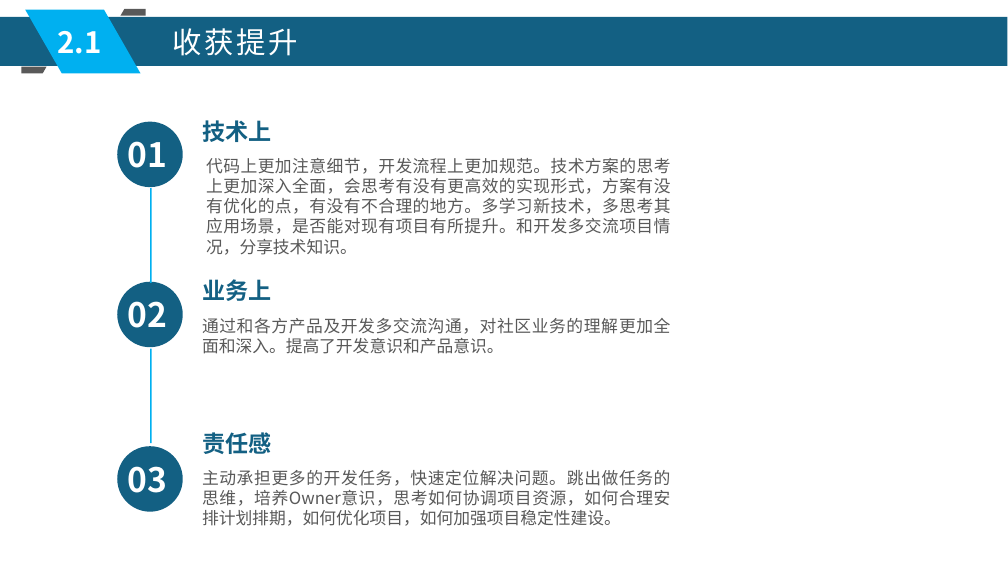
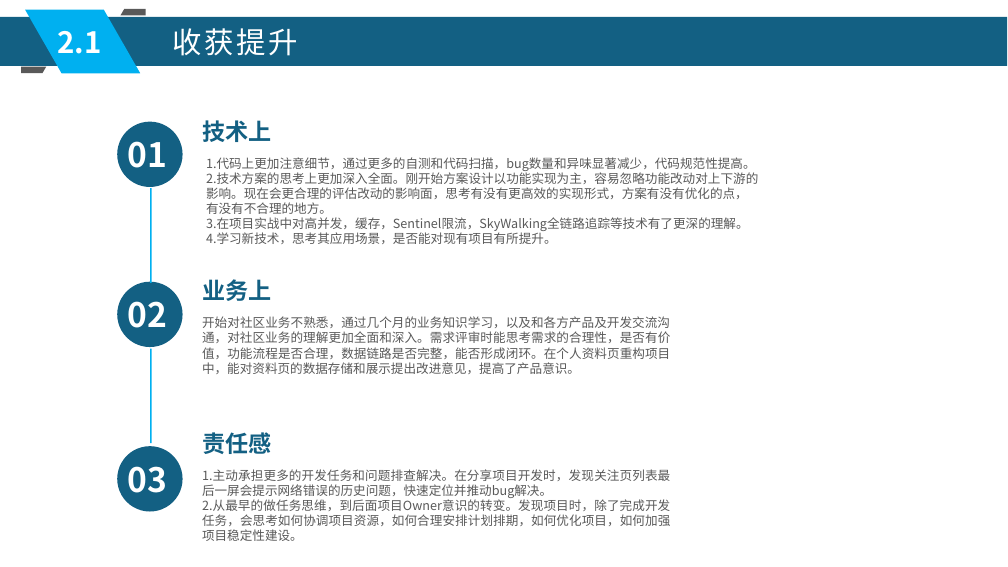
Before and after one commit to xljnc/husky-starter, a slide deck: slide 10 of doc/zzdb.pptx (slide 9 before the commit). Drawn at 1008x567 pixels with LibreOffice and Linux fonts; fonts in the diff are those of the drawing. Boxes give left, top, right and bottom in pixels: in the first picture for what was removed or moved away, otherwise in the second. Text is boxed around its words. In the diff, an @@ line names an element or a change of style, - is before the commit and + after.

```diff
--- a/doc/zzdb.pptx
+++ b/doc/zzdb.pptx
@@ text at (x1=206, y1=157, x2=758, y2=244): text changed; size 16 to 12 pt @@
-代码上更加注意细节，开发流程上更加规范。技术方案的思考上更加深入全面，会思考有没有更高效的实现形式，方案有没有优化的点，有没有不合理的地方。多学习新技术，多思考其应用场景，是否能对现有项目有所提升。和开发多交流项目情况，分享技术知识。
+1.代码上更加注意细节，通过更多的自测和代码扫描，bug数量和异味显著减少，代码规范性提高。
+2.技术方案的思考上更加深入全面。刚开始方案设计以功能实现为主，容易忽略功能改动对上下游的
+影响。现在会更合理的评估改动的影响面，思考有没有更高效的实现形式，方案有没有优化的点，
+有没有不合理的地方。
+3.在项目实战中对高并发，缓存，Sentinel限流，SkyWalking全链路追踪等技术有了更深的理解。
+4.学习新技术，思考其应用场景，是否能对现有项目有所提升。
@@ text at (x1=202, y1=316, x2=670, y2=374): text changed; size 16 to 12 pt @@
-通过和各方产品及开发多交流沟通，对社区业务的理解更加全面和深入。提高了开发意识和产品意识。
+开始对社区业务不熟悉，通过几个月的业务知识学习，以及和各方产品及开发交流沟通，对社区业务的理解更加全面和深入。需求评审时能思考需求的合理性，是否有价值，功能流程是否合理，数据链路是否完整，能否形成闭环。在个人资料页重构项目中，能对资料页的数据存储和展示提出改进意见，提高了产品意识。
@@ text at (x1=202, y1=469, x2=670, y2=541): text changed; size 16 to 12 pt @@
-主动承担更多的开发任务，快速定位解决问题。跳出做任务的思维，培养Owner意识，思考如何协调项目资源，如何合理安排计划排期，如何优化项目，如何加强项目稳定性建设。
+1.主动承担更多的开发任务和问题排查解决。在分享项目开发时，发现关注页列表最后一屏会提示网络错误的历史问题，快速定位并推动bug解决。
+2.从最早的做任务思维，到后面项目Owner意识的转变。发现项目时，除了完成开发任务，会思考如何协调项目资源，如何合理安排计划排期，如何优化项目，如何加强项目稳定性建设。
```
Also in this commit, not shown: 14 other slides changed, 1 slide added.
